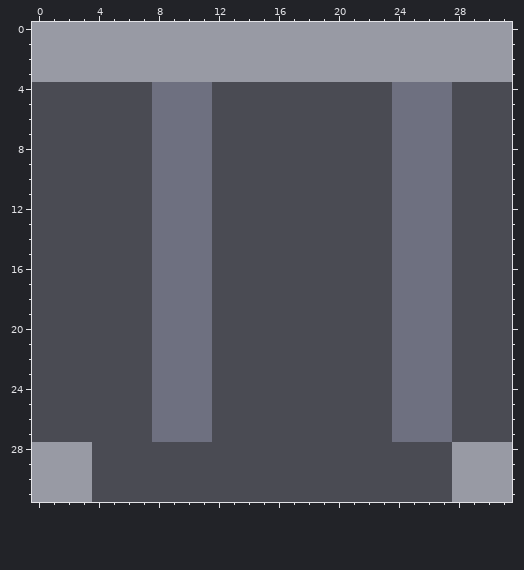
Pixel-art sprite, stored at sprites-override/blocks/distribution/conveyors/conveyor-2-1.png. This is how it looked before the edit.
The file is 32x32 pixels.
Once edited:
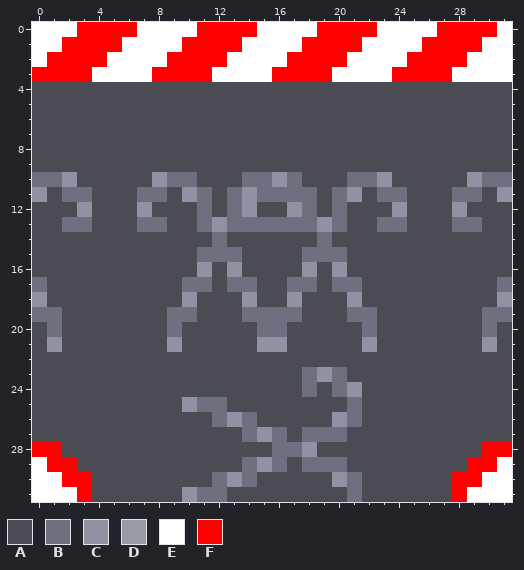
Palette (. is transparent): A #4a4b53  B #6e7080  C #9092a4  D #989aa4  E #ffffff  F #ff0000
Changes in this commit:
@@ x 0..31 @@
- 0 DDDDDDDDDDDDDDDDDDDDDDDDDDDDDDDD
- 1 DDDDDDDDDDDDDDDDDDDDDDDDDDDDDDDD
- 2 DDDDDDDDDDDDDDDDDDDDDDDDDDDDDDDD
- 3 DDDDDDDDDDDDDDDDDDDDDDDDDDDDDDDD
- 4 AAAAAAAABBBBAAAAAAAAAAAABBBBAAAA
- 5 AAAAAAAABBBBAAAAAAAAAAAABBBBAAAA
- 6 AAAAAAAABBBBAAAAAAAAAAAABBBBAAAA
- 7 AAAAAAAABBBBAAAAAAAAAAAABBBBAAAA
- 8 AAAAAAAABBBBAAAAAAAAAAAABBBBAAAA
- 9 AAAAAAAABBBBAAAAAAAAAAAABBBBAAAA
-10 AAAAAAAABBBBAAAAAAAAAAAABBBBAAAA
-11 AAAAAAAABBBBAAAAAAAAAAAABBBBAAAA
-12 AAAAAAAABBBBAAAAAAAAAAAABBBBAAAA
-13 AAAAAAAABBBBAAAAAAAAAAAABBBBAAAA
-14 AAAAAAAABBBBAAAAAAAAAAAABBBBAAAA
-15 AAAAAAAABBBBAAAAAAAAAAAABBBBAAAA
-16 AAAAAAAABBBBAAAAAAAAAAAABBBBAAAA
-17 AAAAAAAABBBBAAAAAAAAAAAABBBBAAAA
-18 AAAAAAAABBBBAAAAAAAAAAAABBBBAAAA
-19 AAAAAAAABBBBAAAAAAAAAAAABBBBAAAA
-20 AAAAAAAABBBBAAAAAAAAAAAABBBBAAAA
-21 AAAAAAAABBBBAAAAAAAAAAAABBBBAAAA
-22 AAAAAAAABBBBAAAAAAAAAAAABBBBAAAA
-23 AAAAAAAABBBBAAAAAAAAAAAABBBBAAAA
-24 AAAAAAAABBBBAAAAAAAAAAAABBBBAAAA
-25 AAAAAAAABBBBAAAAAAAAAAAABBBBAAAA
-26 AAAAAAAABBBBAAAAAAAAAAAABBBBAAAA
-27 AAAAAAAABBBBAAAAAAAAAAAABBBBAAAA
-28 DDDDAAAAAAAAAAAAAAAAAAAAAAAADDDD
-29 DDDDAAAAAAAAAAAAAAAAAAAAAAAADDDD
-30 DDDDAAAAAAAAAAAAAAAAAAAAAAAADDDD
-31 DDDDAAAAAAAAAAAAAAAAAAAAAAAADDDD
+ 0 EEEFFFFEEEEFFFFEEEEFFFFEEEEFFFFE
+ 1 EEFFFFEEEEFFFFEEEEFFFFEEEEFFFFEE
+ 2 EFFFFEEEEFFFFEEEEFFFFEEEEFFFFEEE
+ 3 FFFFEEEEFFFFEEEEFFFFEEEEFFFFEEEE
+ 4 AAAAAAAAAAAAAAAAAAAAAAAAAAAAAAAA
+ 5 AAAAAAAAAAAAAAAAAAAAAAAAAAAAAAAA
+ 6 AAAAAAAAAAAAAAAAAAAAAAAAAAAAAAAA
+ 7 AAAAAAAAAAAAAAAAAAAAAAAAAAAAAAAA
+ 8 AAAAAAAAAAAAAAAAAAAAAAAAAAAAAAAA
+ 9 AAAAAAAAAAAAAAAAAAAAAAAAAAAAAAAA
+10 BBCAAAAACBBAAABBCBAAABBCAAAAACBB
+11 CABBAAABBACBABCBBBBABCABBAAABBAC
+12 AAACAAACAAABABCAACBABAAACAAACAAA
+13 AABBAAABBAABCBBBBBBCBAABBAAABBAA
+14 AAAAAAAAAAAABAAAAAABAAAAAAAAAAAA
+15 AAAAAAAAAAABBBAAAABBBAAAAAAAAAAA
+16 AAAAAAAAAAACACAAAACACAAAAAAAAAAA
+17 BAAAAAAAAABBABBAABBABBAAAAAAAAAB
+18 CAAAAAAAAACAAACAACAAACAAAAAAAAAC
+19 BBAAAAAAABBAAABBBBAAABBAAAAAAABB
+20 ABAAAAAAABAAAAABBAAAAABAAAAAAABA
+21 ACAAAAAAACAAAAACCAAAAACAAAAAAACA
+22 AAAAAAAAAAAAAAAAAAAAAAAAAAAAAAAA
+23 AAAAAAAAAAAAAAAAAABCBAAAAAAAAAAA
+24 AAAAAAAAAAAAAAAAAABABCAAAAAAAAAA
+25 AAAAAAAAAACBBAAAAAAAABAAAAAAAAAA
+26 AAAAAAAAAAAABCBAAAAACBAAAAAAAAAA
+27 AAAAAAAAAAAAAABCBABBBAAAAAAAAAAA
+28 FFAAAAAAAAAAAAAABBCAAAAAAAAAAAFF
+29 EFFAAAAAAAAAAABCBABBBAAAAAAAAFFE
+30 EEFFAAAAAAAABCBAAAAACBAAAAAAFFEE
+31 EEEFAAAAAACBBAAAAAAAABAAAAAAFEEE
Changed places in both pictures, as pixel boxes (x1, y1, x2, y2):
changed: (32, 22, 512, 502)
